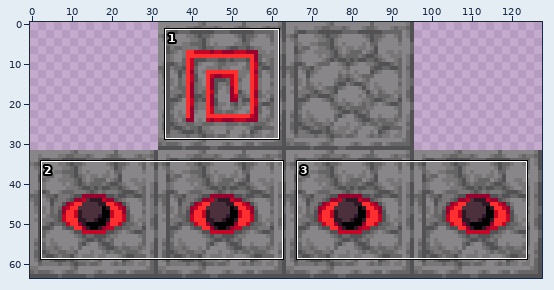
Edited in one commit: sprite sheet (assets/aether_legacy/textures/bosses/slider/slider_awake_critical.png). The picture above shows the old version from afar; the outline marks the close-up.
Close-up. Before the edit:
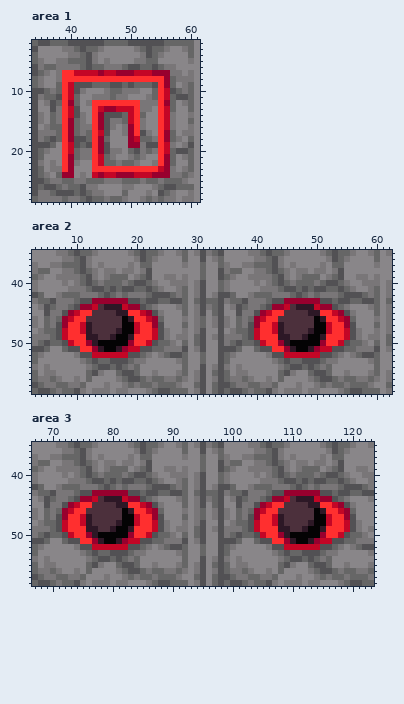
The file is 128x64 pixels. Colours within 5 levels of each other are drawn and written as one. Shown: area 1: x 34..61, y 2..28; area 2: x 3..62, y 35..58; area 3: x 67..123, y 35..58.
The result:
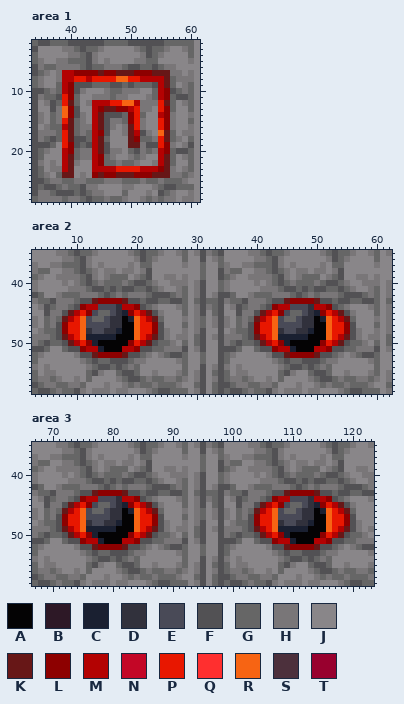
Palette (. is transparent): A #040304  B #2d1826  C #1a2031  D #31313c  E #494a57  F #525154  G #666666  H #797678  J #898689  K #671717  L #8d0000  M #b30202  N #c30626  P #e81700  Q #ff2f2f  R #f76413  S #4c303c  T #98002e
Diff:
Changed rows in their new state; - is an unchanged pixel.
Area 1:
first column x 39:
 7 MMLLLLKLLKKKLLLKKK
 8 MMPPMPPPPRRPPMMMMK
 9 ML--------------MK
10 ML--------------ML
11 PL--------------ML
12 PK---MMMPPRRM---PK
13 RL---MLKKLLMP---PL
14 RL---MK----LP---ML
15 PK---MK----LP---PL
16 MK---MK----KP---PL
17 PK---ML----KM---RK
18 PK---MK----KL---PK
19 PL---MK----KK---PL
20 ML---MK---------ML
21 MK---ML---------MK
22 MK---ML---------MK
23 MK---MMMMPPPPMMMLK
24 KK---LKLLKKKLLLKKK
Area 2:
first column x 8:
43 -----KLLLLK--------------------------KLLLLK-----
44 ---LMMEEEDMML----------------------LMMEEEDMML---
45 -KMPLEGGEDCLPMK------------------KMPLEGGEDCLPMK-
46 KMPREGGEDD-CRPMK----------------KMPREGGEDD-CRPMK
47 LPPREEEEDD--RPPL----------------LPPREEEEDD--RPPL
48 LPPRDEEDDC--RPPL----------------LPPRDEEDDC--RPPL
49 KMPRCCCCC--ARPMK----------------KMPRCCCCC--ARPMK
50 -KMPLC-----LPMK------------------KMPLC-----LPMK-
51 ---LMMC--AMML----------------------LMMC--AMML---
52 -----KLLLLK--------------------------KLLLLK-----
Area 3:
first column x 72:
43 -----KLLLLK--------------------------KLLLLK-----
44 ---LMMEEEDMML----------------------LMMEEEDMML---
45 -KMPLEGGEDCLPMK------------------KMPLEGGEDCLPMK-
46 KMPREGGEDD-CRPMK----------------KMPREGGEDD-CRPMK
47 LPPREEEEDD--RPPL----------------LPPREEEEDD--RPPL
48 LPPRDEEDDC--RPPL----------------LPPRDEEDDC--RPPL
49 KMPRCCCCC--ARPMK----------------KMPRCCCCC--ARPMK
50 -KMPLC-----LPMK------------------KMPLC-----LPMK-
51 ---LMMC--AMML----------------------LMMC--AMML---
52 -----KLLLLK--------------------------KLLLLK-----
